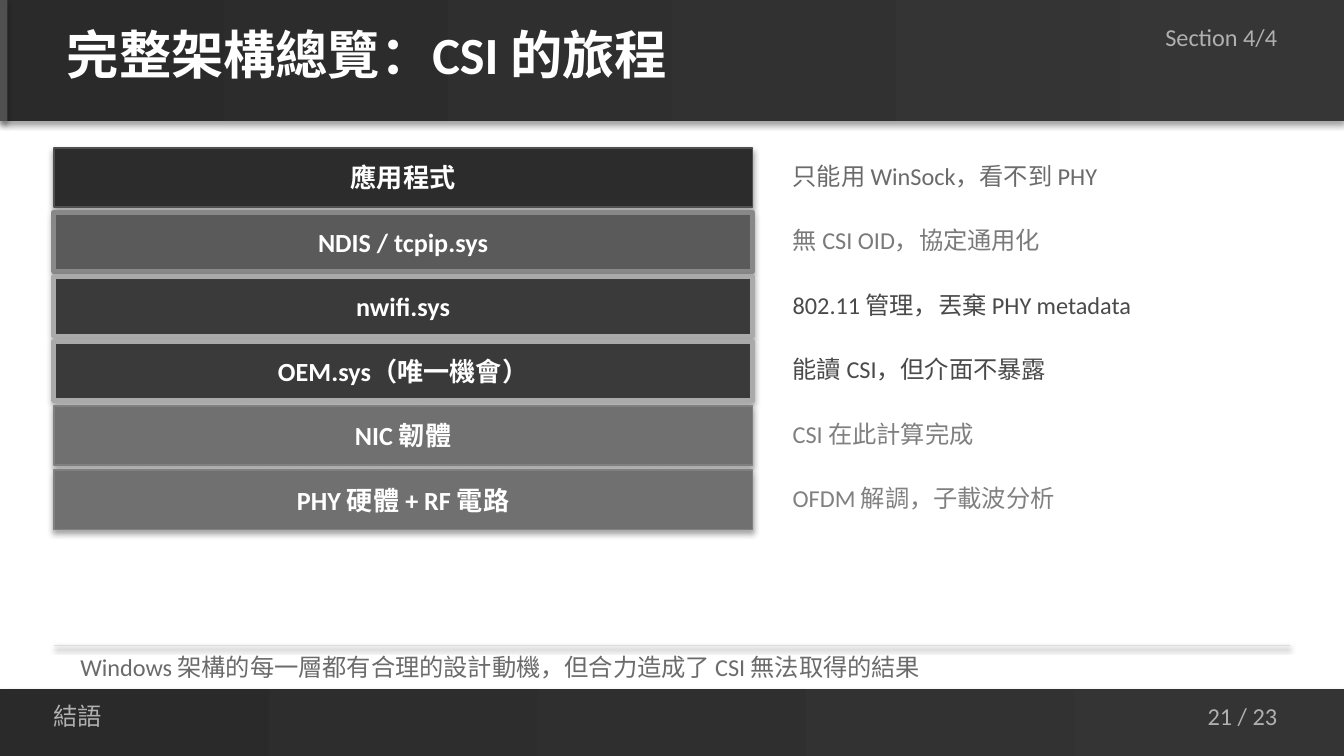
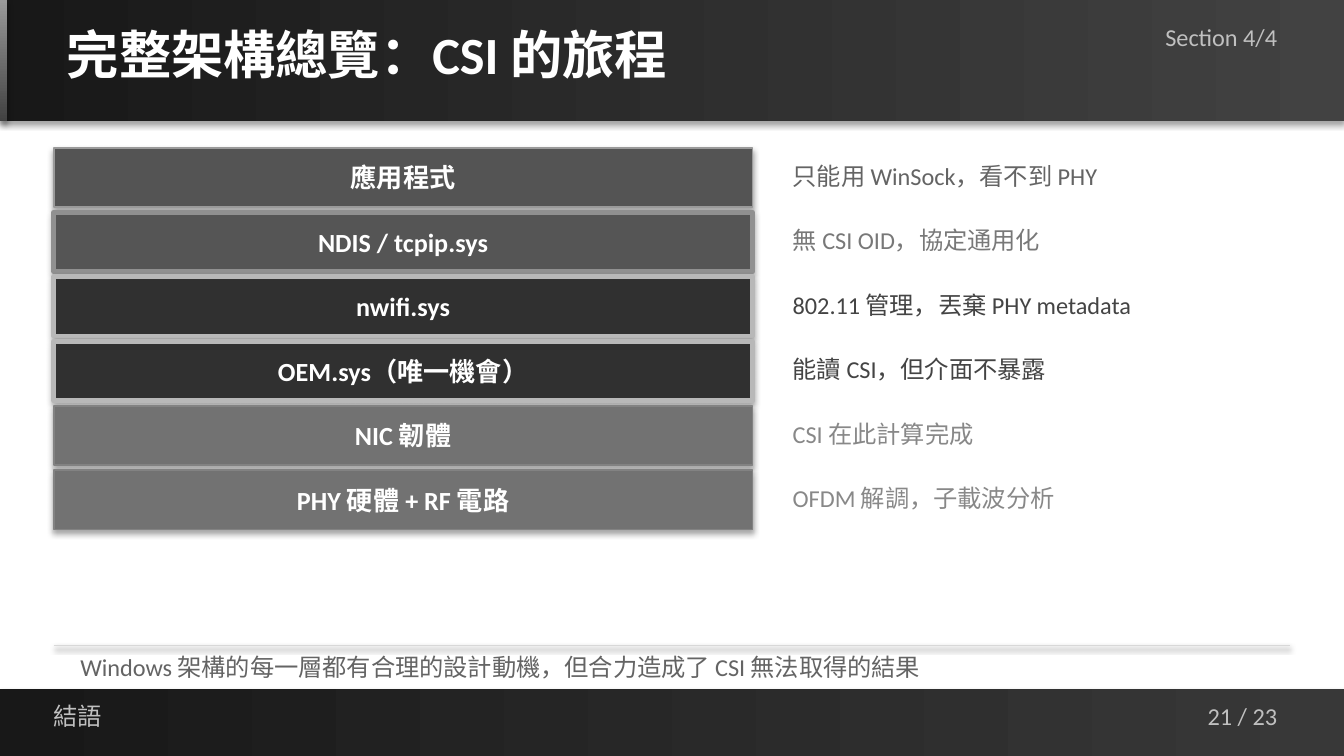
Before and after one commit to jacky92219-cell/network-ppt-project, a slide deck: slide 21 of output/network-card-csi-v5.1.pptx. Drawn at 1344x756 pixels with LibreOffice and Linux fonts; fonts in the diff are those of the drawing. Boxes give left, top, right and bottom in pixels: in the first picture for what was removed or moved away, otherwise in the second. Text is boxed around its words. In the diff, an @@ line names an element or a change of style, - is before the commit and + after.

```diff
--- a/output/network-card-csi-v5.1.pptx
+++ b/output/network-card-csi-v5.1.pptx
@@ rectangle at (x1=0, y1=0, x2=1344, y2=121): fill gradient #2A2A2A to #363636 to gradient #181818 to #424242 @@
@@ rectangle at (x1=0, y1=0, x2=8, y2=121): fill #505050 to gradient #9A9A9A to #424242 @@
@@ rectangle "應用程式" at (x1=54, y1=148, x2=753, y2=207): fill #2C2C2C to #545454; outline #505050 1 pt to #9A9A9A 1 pt @@
@@ rectangle at (x1=0, y1=688, x2=1344, y2=755): fill gradient #2A2A2A to #343434 to gradient #181818 to #383838 @@
@@ text colour #B0B0B0 to #C0C0C0 in 3 elements at (x1=1165, y1=29, x2=1277, y2=47), (x1=53, y1=704, x2=101, y2=727), (x1=1208, y1=709, x2=1278, y2=725) @@
```
Also in this commit, not shown: 22 other slides changed, 2 other files.
